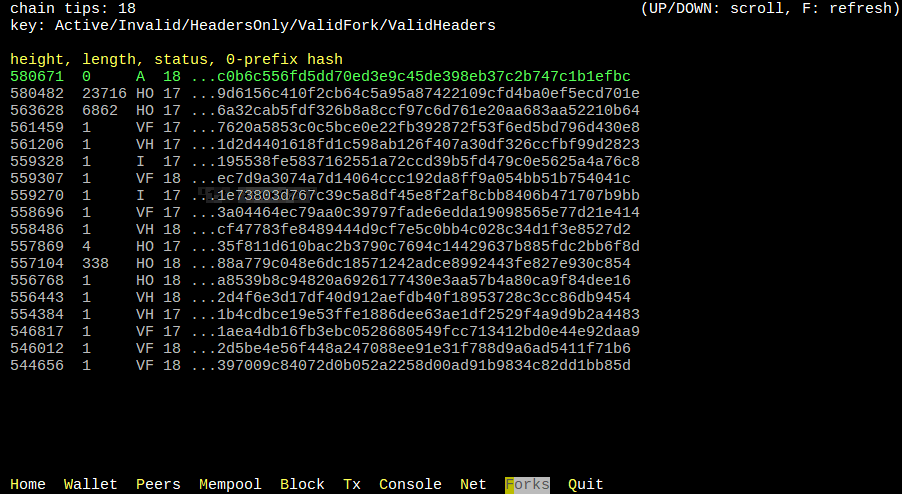
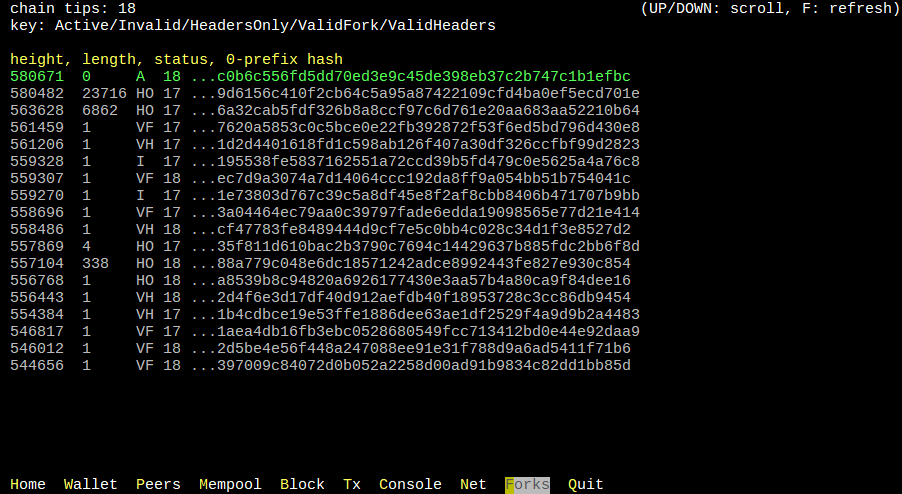
Layer changes from the first (902, 494) image to the second:
painted on "coind_10_forks.png(100ms)(combine)" over <box>198,187,317,203</box>
painted on "coind_09_net.png(100ms)(combine)" over <box>198,187,317,203</box>
painted on "coind_08_console.png(100ms)(combine)" over <box>198,187,317,203</box>
painted on "coind_07_tx.png(100ms)(combine)" over <box>198,187,317,203</box>
painted on "coind_06_block.png(100ms)(combine)" over <box>198,187,317,203</box>
painted on "coind_05_mempool.png(100ms)(combine)" over <box>198,187,317,203</box>
painted on "coind_03_wallet_send.png(100ms)(combine)" over <box>198,187,317,203</box>
painted on "coind_02_wallet.png(100ms)(combine)" over <box>198,187,317,203</box>
